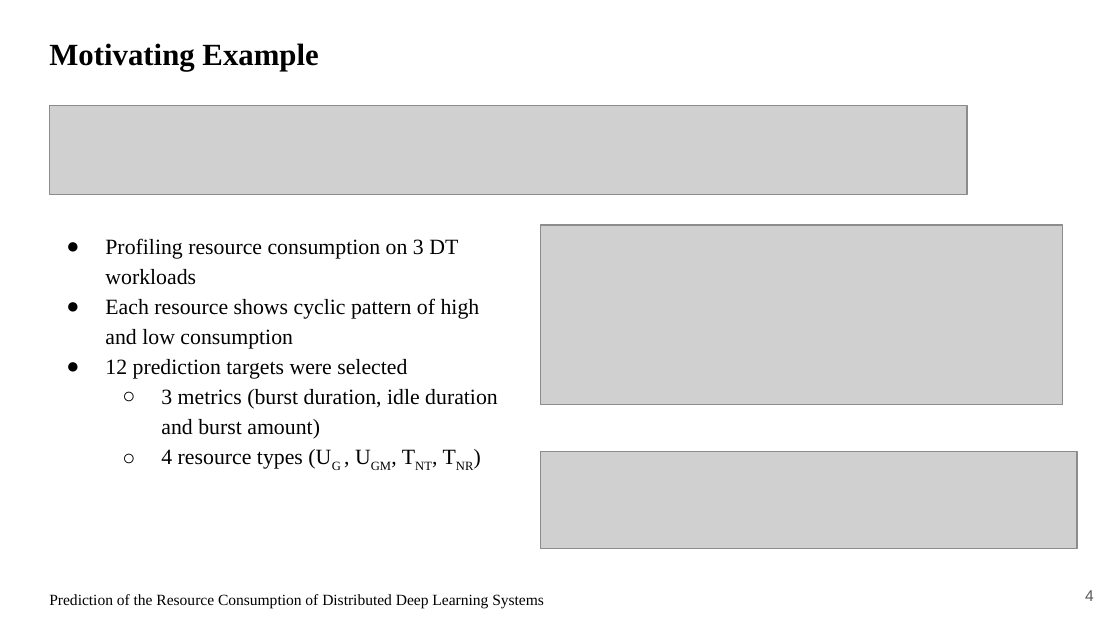
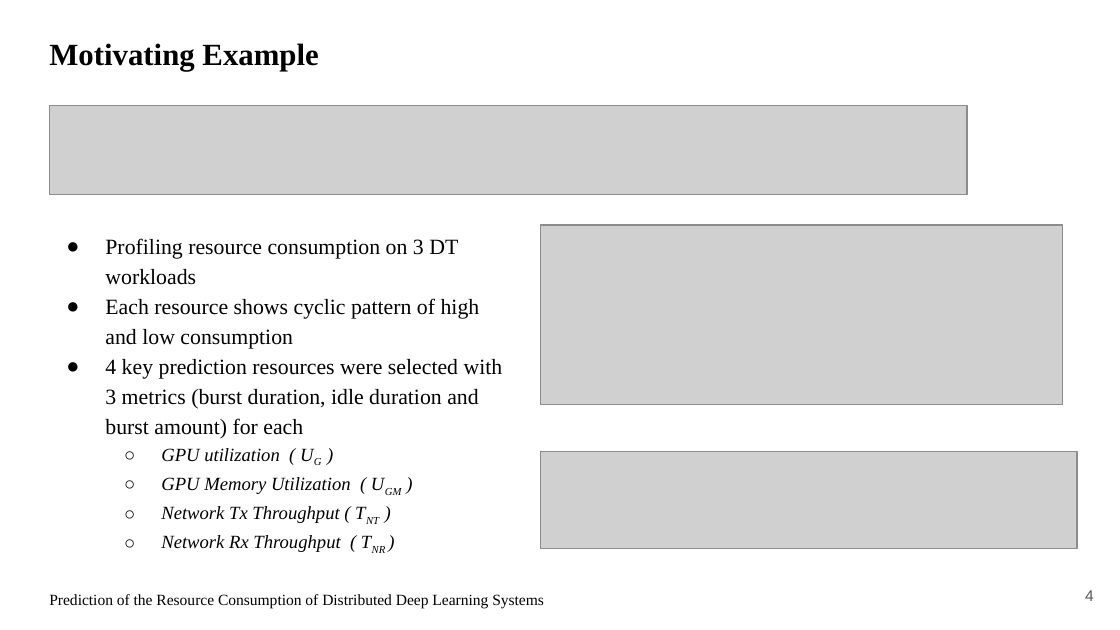
Before and after one commit to tongshu83/tongshu83.github.io, a slide deck: slide 4 of html/seminar/DipakAcharya_SIGMETRICS22_Driple_slides.pptx. Drawn at 1120x630 pixels with LibreOffice and Linux fonts; fonts in the diff are those of the drawing; grey boxes stand for pictures. Boxes give left, top, right and bottom in pixels: in the first picture for what was removed or moved away, otherwise in the second. Text is boxed around its words. In the diff, an @@ line names an element or a change of style, - is before the commit and + after.

```diff
--- a/html/seminar/DipakAcharya_SIGMETRICS22_Driple_slides.pptx
+++ b/html/seminar/DipakAcharya_SIGMETRICS22_Driple_slides.pptx
@@ text at <box>105,359,503,552</box>: text changed @@
-● 12 prediction targets were selected
-  ○ 3 metrics (burst duration, idle duration and burst amount)
-  ○ 4 resource types (UG , UGM, TNT, TNR)
+● 4 key prediction resources were selected with 3 metrics (burst duration, idle duration and burst amount) for each
+  ○ GPU utilization ( UG )
+  ○ GPU Memory Utilization ( UGM )
+  ○ Network Tx Throughput ( TNT )
+  ○ Network Rx Throughput ( TNR )
```
Also in this commit, not shown: 5 other slides changed, 1 other file.
